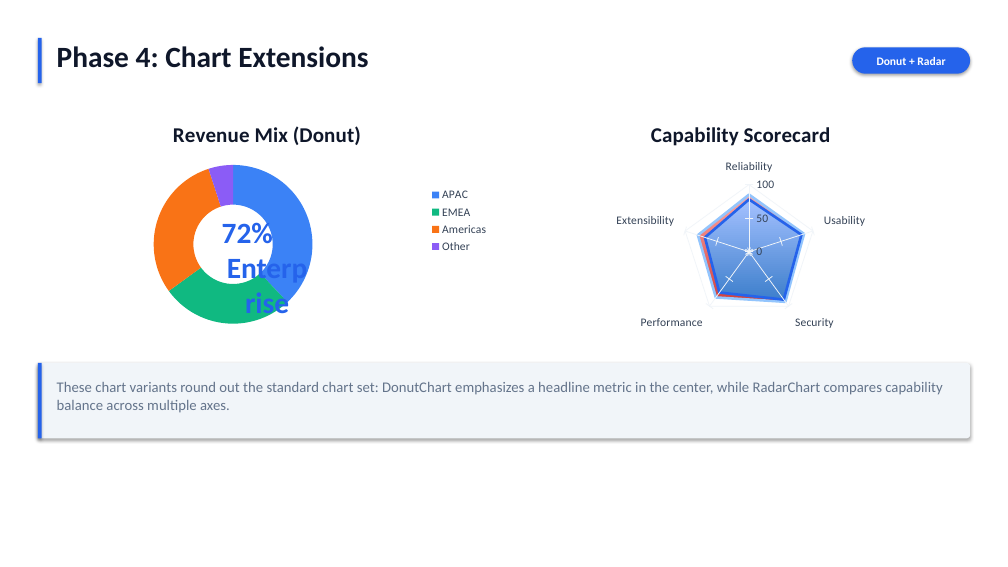
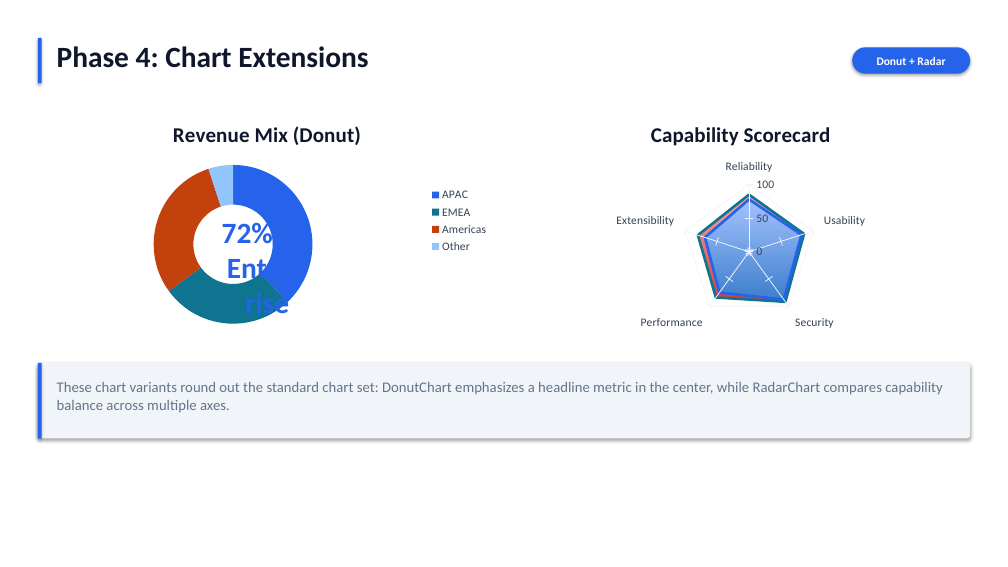
Before and after one commit to lhuasheng/PowerpointComponents, a slide deck: slide 19 of examples/demo_light.pptx. Drawn at 1008x567 pixels with LibreOffice and Linux fonts; fonts in the diff are those of the drawing. Boxes give left, top, right and bottom in pixels: in the first picture for what was removed or moved away, otherwise in the second. Text is boxed around its words. In the diff, an @@ line names an element or a change of style, - is before the commit and + after.

```diff
--- a/examples/demo_light.pptx
+++ b/examples/demo_light.pptx
@@ doughnut chart at [38, 107, 497, 334] @@
@@ colours of single points changed @@
```
Also in this commit, not shown: 3 other slides changed, 59 other files.
